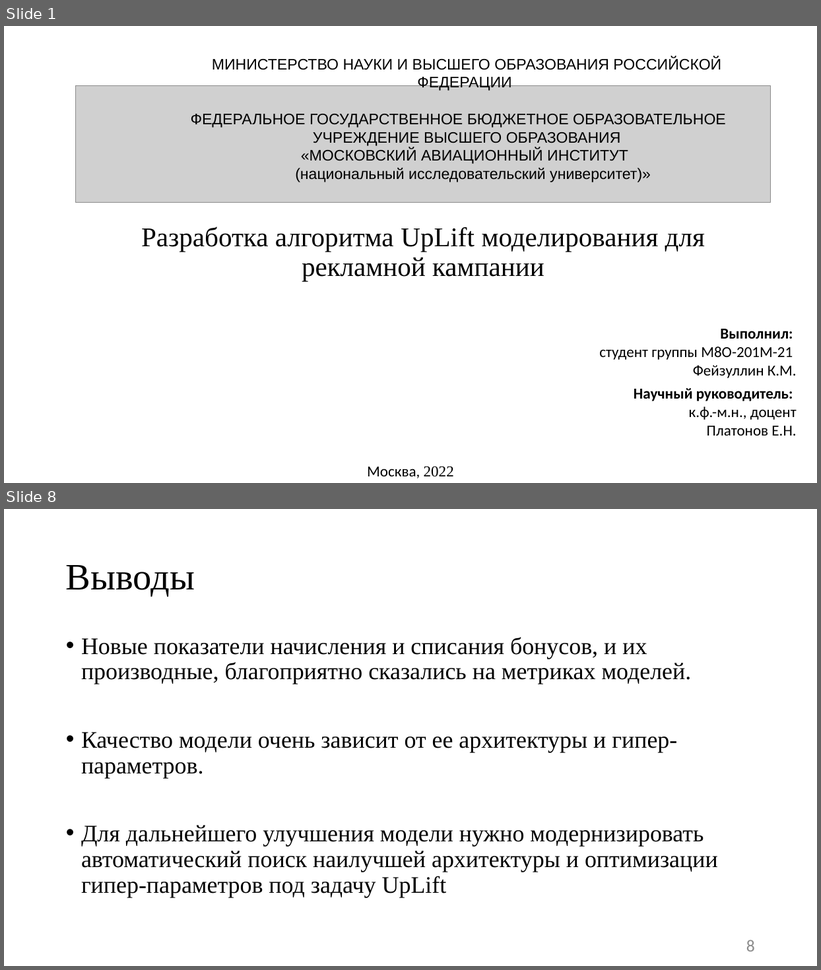
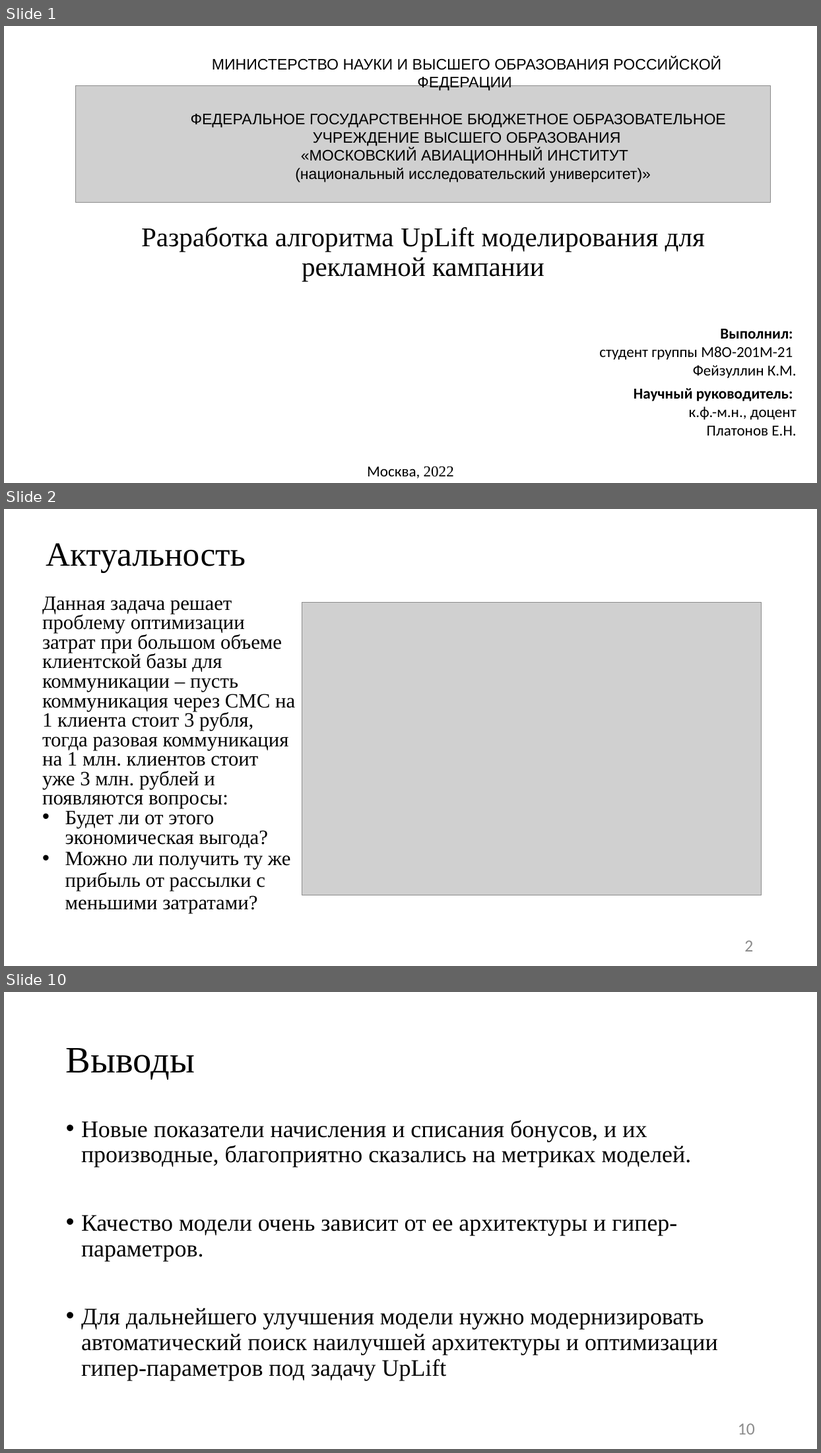
Before and after one commit to JacKira/MastersDegree, a slide deck: Отчет_4_сем/Презентация Фейзуллин 201.pptx. Shown one above the other, each under a label of ours: slides 1 and 8 before the commit, slides 1, 2 and 10 after it; the slides between them are not shown. The pictures are 821x970 and 821x1453 pixels, drawn with LibreOffice and Linux fonts; fonts in the diff are those of the drawing; grey boxes stand for pictures. Boxes give left, top, right and bottom in pixels: in the first picture for what was removed or moved away, otherwise in the second. Text is boxed around its words. In the diff, an @@ line names an element or a change of style, - is before the commit and + after.

```diff
--- a/Отчет_4_сем/Презентация Фейзуллин 201.pptx
+++ b/Отчет_4_сем/Презентация Фейзуллин 201.pptx
@@ slide 2 added at bbox=[4, 509, 817, 966], background #FFFFFF @@
@@ title added at bbox=[46, 543, 246, 573], 40 pt, text #000000 @@
+Актуальность
@@ text added at bbox=[42, 596, 295, 914], 24 pt, text #000000 @@
+Данная задача решает проблему оптимизации затрат при большом объеме клиентской базы для коммуникации – пусть коммуникация через СМС на 1 клиента стоит 3 рубля, тогда разовая коммуникация на 1 млн. клиентов стоит уже 3 млн. рублей и появляются вопросы:
+• Будет ли от этого экономическая выгода?
+• Можно ли получить ту же прибыль от рассылки с меньшими затратами?
@@ picture added at bbox=[302, 602, 761, 896] @@
@@ page number added at bbox=[745, 941, 753, 952], 20 pt, text #8C8C8C @@
+2
@@ what was slide 8 is now slide 10 @@
@@ page number at bbox=[738, 1424, 755, 1435]: text changed @@
-8
+10
```
Also in this commit, not shown: 5 slides changed, 2 other slides added, 1 slide removed, 3 other files.
